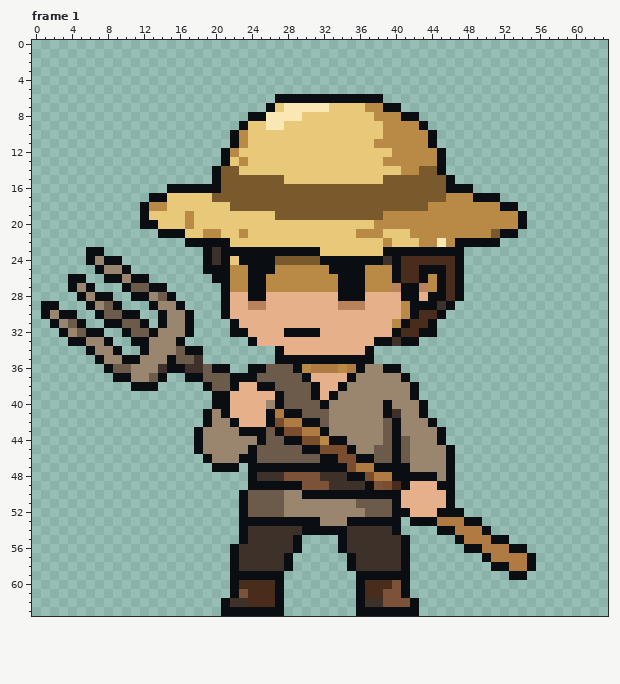
A pixel-art file gets an edit: ArtSource/CombatIdles/Farmer_Idle.aseprite. The picture above was drawn from the file before the commit.
64x64 pixels, 9 frames. Shown: frame 1. The commit also changed other frames, which this record leaves out.
The result:
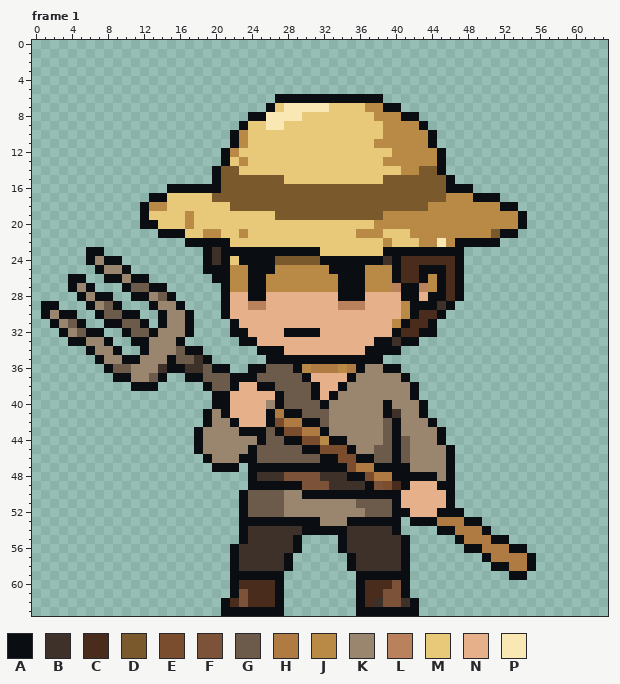
Palette (. is transparent): A #0a0d11  B #3e312a  C #4a2c1c  D #7a5a2c  E #7a4d2e  F #7c5238  G #6c5a4a  H #b07a43  J #b88a46  K #9a856f  L #b9825d  M #e7c979  N #e6b08a  P #f9e7b4
Changes in this commit:
Changed rows in their new state; - is an unchanged pixel.
Frame 1:
first column x 19:
33 ----A-----------------
34 ------AA-----------AAA
35 A------A-----------A--
first column x 22:
62 CF-------------C---B
Pixel boxes of the changes (left, top, right, bottom) in both pictures:
added: (203, 337, 275, 364)
added: (374, 346, 401, 364)
changed: (230, 598, 248, 607)
changed: (365, 598, 410, 607)
